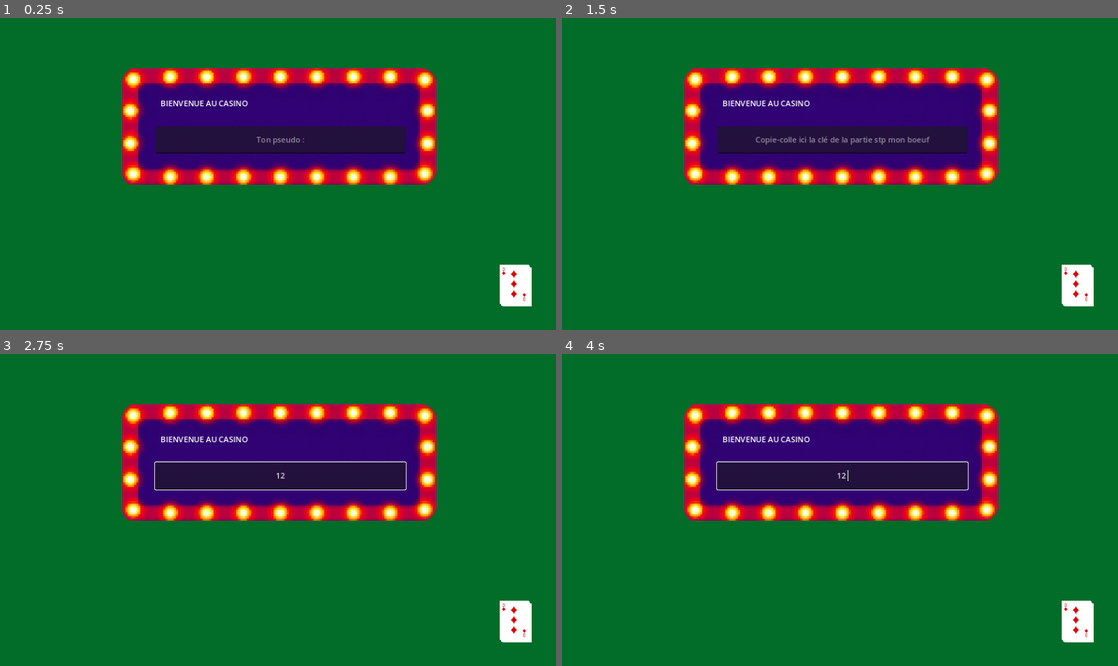
Above: before the commit, frames 1-4 (two rows, left to right).
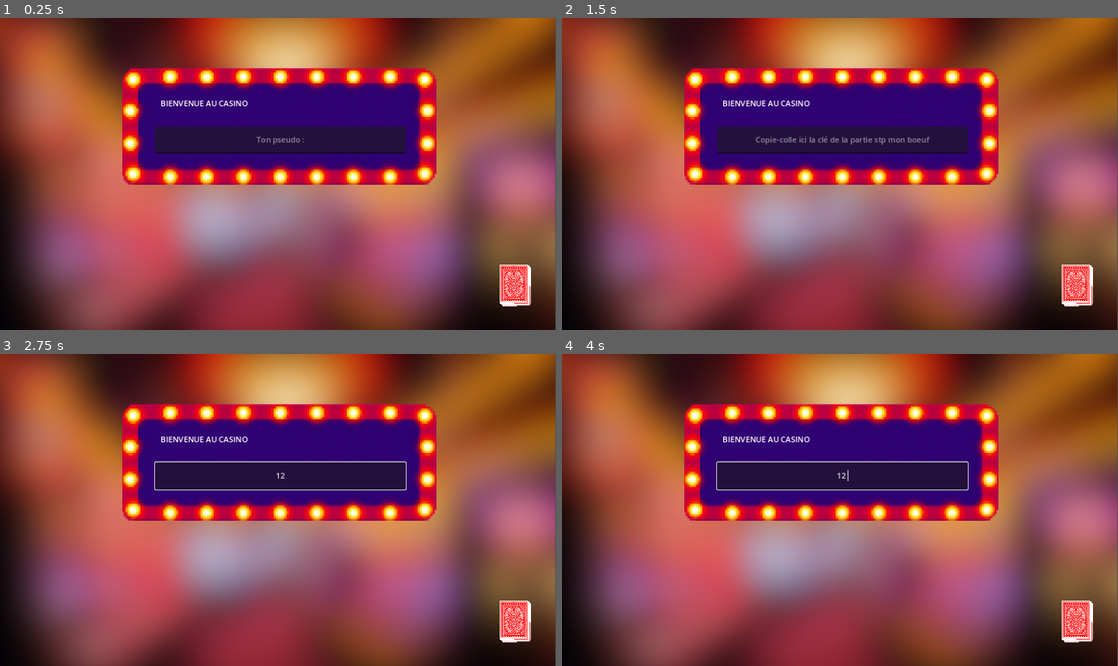
Above: after the commit, the same moments.

Repository: Alex-Onceanu/ProjectGambling
Game: Godot game, scene res://scenes/game_room.tscn
The game is run twice, just before and just after one commit, with the same random seed, the same clock (stepped at 60 frames per second) and the same inputs.
Inputs (mouse positions are in pixels of both pictures, inside the frame that each line leads up to):
- Up to frame 1 (0.25 s): no input
- Up to frame 2 (1.5 s): click (840, 139) at 0.52 s; type "Alex" at 0.6 s; tap Enter at 1.25 s
- Up to frame 3 (2.75 s): click (278, 475) at 2.02 s; type "12" at 2.1 s
- Up to frame 4 (4 s): tap Space at 2.75 s; tap Enter at 3.5 s

The runs differ from the first frame. In frame 1, 79% of the frame differs, in the area x 0-100%, y 0-100%; in frame 2, 79%; in frame 3, 79%; in frame 4, 79%.

Commit message:
Premier shader pour les cartes

Diff:
--- a/gdscript/card.gd
+++ b/gdscript/card.gd
@@ -4,8 +4,9 @@
 var target
 var initial_scale_x
 
-@onready var WIDTH = $front.region_rect.size.x
-@onready var HEIGHT = $front.region_rect.size.y
+@onready var is_frontface = false
+@onready var WIDTH = $rect.size.x
+@onready var HEIGHT = $rect.size.y
 @onready var should_move = false
 @onready var is_anim_before_halfway = false
 
@@ -21,22 +22,19 @@
 	else:
 		column = column_of_val[colval[1]]
 
-	return Vector2i(column * WIDTH, line * HEIGHT)
+	return Vector2i(column, line)
 
 func set_card_type(colval : String):
 	var region = region_of_string(colval)
-	$front.region_rect.position.x = region.x
-	$front.region_rect.position.y = region.y
+	$rect.material.set_shader_parameter("which_card", region);
 
 func flip_frontface():
-	$back.region_rect.position.x = 71
-	$back.region_rect.position.y = 0
-	$front.visible = true
+	is_frontface = true
+	$rect.material.set_shader_parameter("is_frontface", 1.0);
 
 func flip_backface():
-	$back.region_rect.position.x = 0
-	$back.region_rect.position.y = 0
-	$front.visible = false
+	is_frontface = false
+	$rect.material.set_shader_parameter("is_frontface", 0.0);
 
 func go_to(__target : Vector2, time = 0.4, wait = 0):
 	target = __target
@@ -48,7 +46,7 @@
 		$goto_wait.start()
 
 func reveal(wait = 0):
-	if $front.visible:
+	if is_frontface:
 		return
 	if wait <= 0:
 		_on_reveal_wait_timeout()
--- /dev/null
+++ b/scenes/card.gdshader
@@ -0,0 +1,25 @@
+shader_type canvas_item;
+
+uniform sampler2D front_tex;
+uniform sampler2D back_tex;
+uniform float is_frontface;
+uniform vec2 which_card;
+uniform vec2 size;
+
+void vertex() {
+	// Called for every vertex the material is visible on.
+}
+
+void fragment() {
+	vec2 uv = UV * 2.0 - vec2(1.0, 1.0);
+	vec4 front = texture(front_tex, (uv + vec2(0.5, 1.0) + vec2(2.0, 2.0) * which_card) * size);
+	vec4 back = texture(back_tex, UV);
+	float n = 20.0;
+	float border = pow(pow(uv.x, n) + pow(uv.y, n), 1.0 / n);
+	COLOR = vec4(mix(back, front, is_frontface).xyz, 1.0 - smoothstep(0.94, 0.98, border));
+}
+
+//void light() {
+	// Called for every pixel for every light affecting the CanvasItem.
+	// Uncomment to replace the default light processing function with this one.
+//}
--- a/scenes/card.tscn
+++ b/scenes/card.tscn
@@ -1,22 +1,29 @@
-[gd_scene load_steps=4 format=3 uid="uid://b25ew1dv5tplj"]
+[gd_scene load_steps=6 format=3 uid="uid://b25ew1dv5tplj"]
 
-[ext_resource type="Texture2D" uid="uid://bh1t3rbwbygvj" path="res://assets/backs.png" id="1_8spll"]
 [ext_resource type="Script" path="res://gdscript/card.gd" id="1_irl4d"]
-[ext_resource type="Texture2D" uid="uid://dpg3omqipvkb5" path="res://assets/values2.png" id="3_nvumf"]
+[ext_resource type="Shader" path="res://scenes/card.gdshader" id="3_iomqw"]
+[ext_resource type="Texture2D" uid="uid://cmpj0bhl5j4hf" path="res://assets/values2.png" id="3_nvumf"]
+[ext_resource type="Texture2D" uid="uid://0bibcpedttmn" path="res://assets/back.png" id="4_r1tc5"]
+
+[sub_resource type="ShaderMaterial" id="ShaderMaterial_o7a4k"]
+resource_local_to_scene = true
+shader = ExtResource("3_iomqw")
+shader_parameter/is_frontface = 0.0
+shader_parameter/which_card = Vector2(12, 0)
+shader_parameter/size = Vector2(0.039, 0.123)
+shader_parameter/front_tex = ExtResource("3_nvumf")
+shader_parameter/back_tex = ExtResource("4_r1tc5")
 
 [node name="Card" type="Node2D"]
 scale = Vector2(0.85, 0.85)
 script = ExtResource("1_irl4d")
 
-[node name="back" type="Sprite2D" parent="."]
-texture = ExtResource("1_8spll")
-region_enabled = true
-region_rect = Rect2(0, 0, 71, 95)
-
-[node name="front" type="Sprite2D" parent="."]
-texture = ExtResource("3_nvumf")
-region_enabled = true
-region_rect = Rect2(71, 190, 71, 95)
+[node name="rect" type="ColorRect" parent="."]
+material = SubResource("ShaderMaterial_o7a4k")
+offset_left = -35.0
+offset_top = -47.0
+offset_right = 35.0
+offset_bottom = 47.0
 
 [node name="goto_anim" type="Timer" parent="."]
 wait_time = 0.2
--- a/scenes/game_room.tscn
+++ b/scenes/game_room.tscn
@@ -1,7 +1,8 @@
-[gd_scene load_steps=6 format=3 uid="uid://duvnm3asxykhb"]
+[gd_scene load_steps=7 format=3 uid="uid://duvnm3asxykhb"]
 
 [ext_resource type="Script" path="res://gdscript/game_room.gd" id="1_2qplw"]
 [ext_resource type="Script" path="res://gdscript/deck.gd" id="2_6g2tb"]
+[ext_resource type="Texture2D" uid="uid://c5xh11fsn7rwc" path="res://assets/casino_blurred.png" id="2_ctk2m"]
 [ext_resource type="PackedScene" uid="uid://b25ew1dv5tplj" path="res://scenes/card.tscn" id="3_r7l47"]
 [ext_resource type="PackedScene" uid="uid://ccbm2fm8ej331" path="res://scenes/player.tscn" id="4_8otjw"]
 [ext_resource type="Texture2D" uid="uid://ddapr4j4223dn" path="res://assets/menu.png" id="5_mqtdi"]
@@ -20,10 +21,18 @@
 
 [node name="Ready" type="HTTPRequest" parent="Requests"]
 
+[node name="Background" type="Sprite2D" parent="."]
+position = Vector2(573, 323.036)
+scale = Vector2(0.842647, 0.841052)
+texture = ExtResource("2_ctk2m")
+
 [node name="Table" type="ColorRect" parent="."]
-offset_right = 1152.0
-offset_bottom = 650.0
-color = Color(0.00392157, 0.427451, 0.160784, 1)
+visible = false
+offset_left = 224.0
+offset_top = 84.0
+offset_right = 933.0
+offset_bottom = 573.0
+color = Color(0, 0.6, 0, 1)
 
 [node name="Deck" type="Node2D" parent="."]
 position = Vector2(1060.33, 550)
Binary file added: assets/back.png
Not shown, changed: assets/back.png.import
Binary file changed: assets/values2.png
Not shown, changed: grid.py
